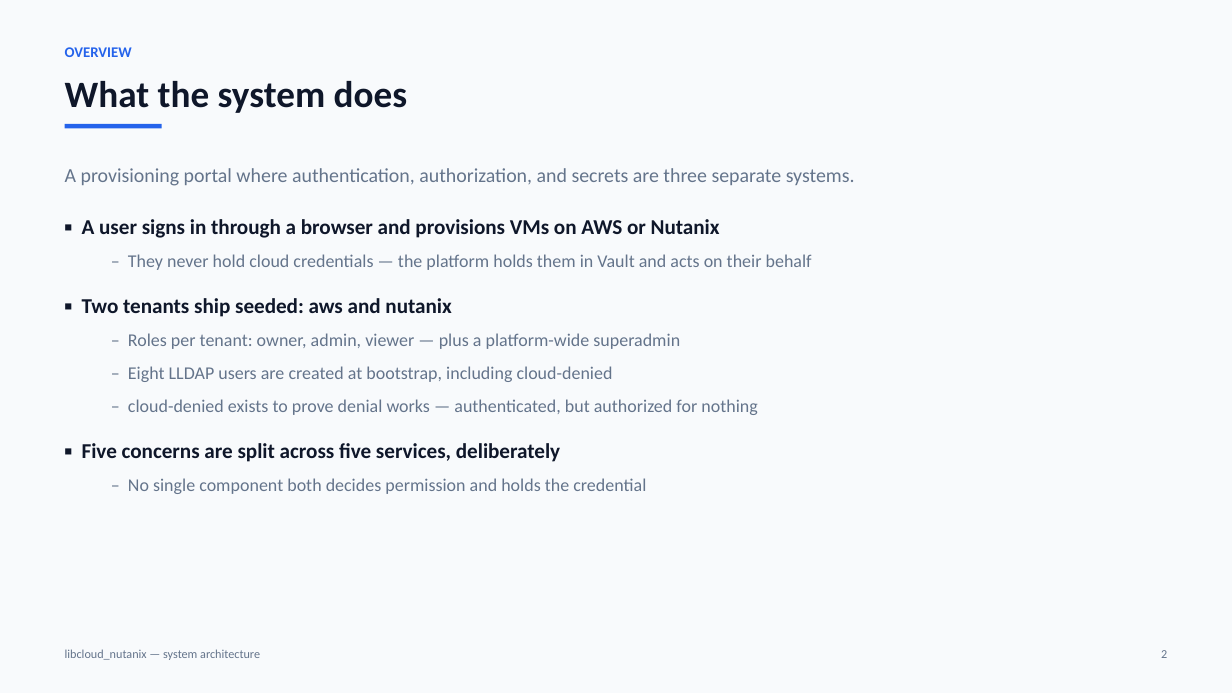
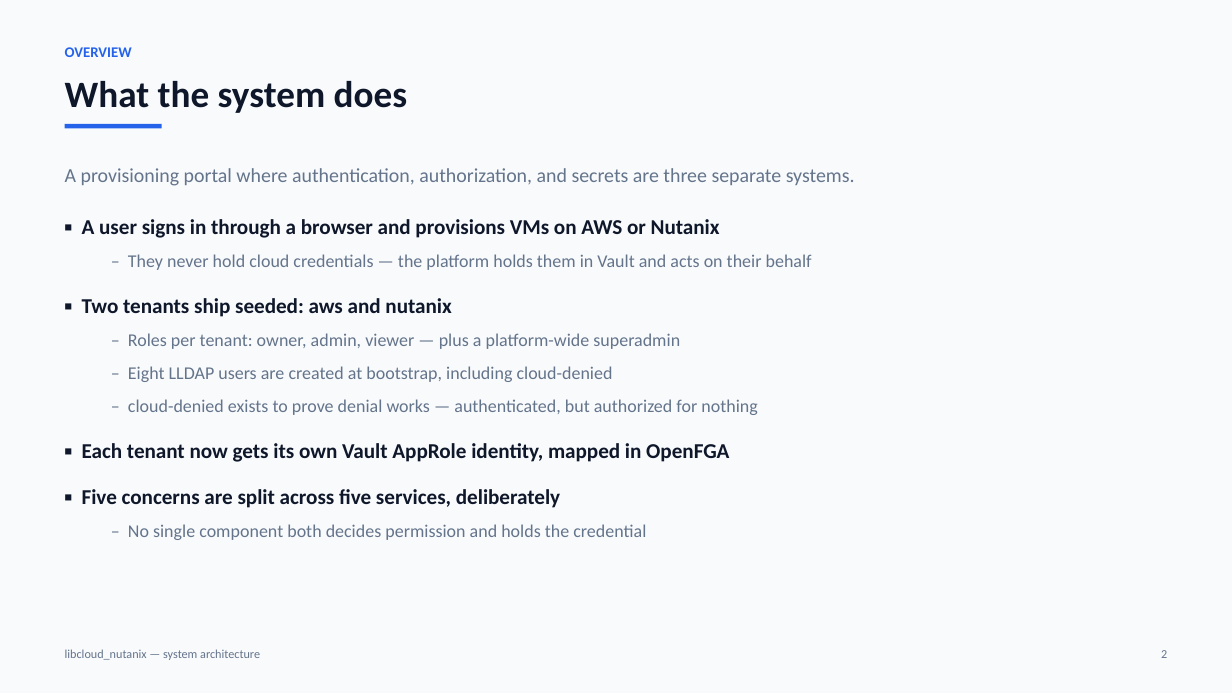
Before and after one commit to tthtlc/cloudweave-dev, a slide deck: slide 2 of presentation/libcloud_nutanix_system_overview.pptx. Drawn at 1232x693 pixels with LibreOffice and Linux fonts; fonts in the diff are those of the drawing. Boxes give left, top, right and bottom in pixels: in the first picture for what was removed or moved away, otherwise in the second. Text is boxed around its words. In the diff, an @@ line names an element or a change of style, - is before the commit and + after.

```diff
--- a/presentation/libcloud_nutanix_system_overview.pptx
+++ b/presentation/libcloud_nutanix_system_overview.pptx
@@ text at box(82, 443, 729, 462): paragraph added @@
+▪ Each tenant now gets its own Vault AppRole identity, mapped in OpenFGA
```
Also in this commit, not shown: 3 other slides changed, 15 other files.
